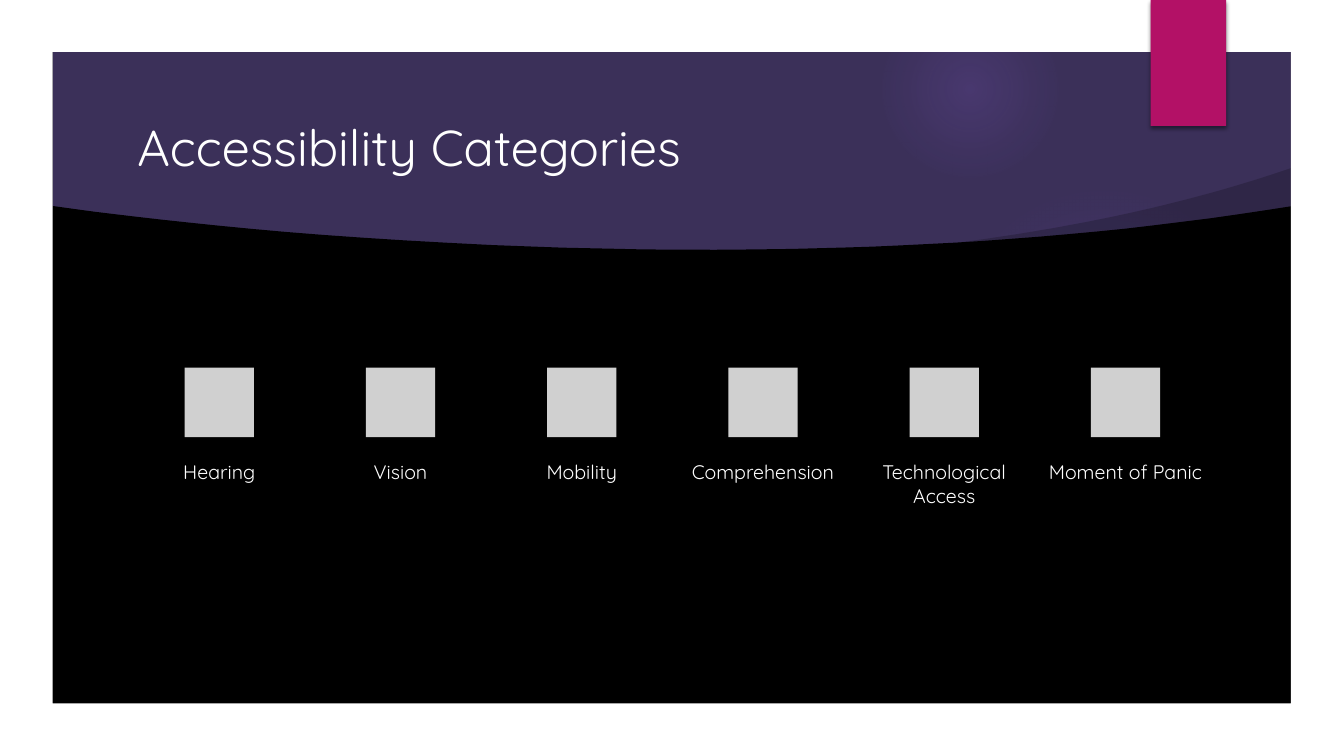
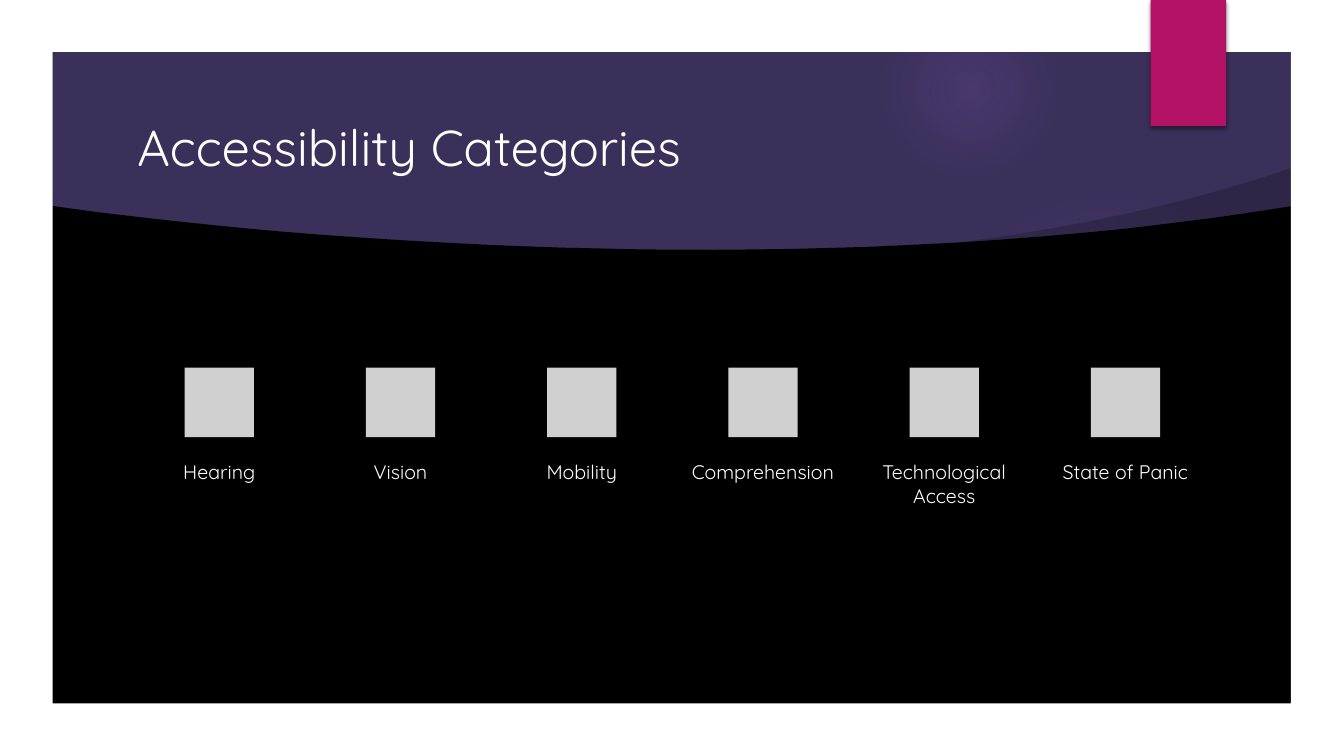
Before and after one commit to CorgiDev/A11y-Materials, a slide deck: slide 8 of Presenations/Intro to Accessible Web Design_2021.pptx (slide 7 before the commit). Drawn at 1344x756 pixels with LibreOffice and Linux fonts; fonts in the diff are those of the drawing; grey boxes stand for pictures; background and template pictures are left out. Boxes give left, top, right and bottom in pixels: in the first picture for what was removed or moved away, otherwise in the second. Text is boxed around its words. In the diff, an @@ line names an element or a change of style, - is before the commit and + after.

```diff
--- a/Presenations/Intro to Accessible Web Design_2021.pptx
+++ b/Presenations/Intro to Accessible Web Design_2021.pptx
@@ text at bbox=[1063, 464, 1188, 480]: text changed @@
-Moment of Panic
+State of Panic
```
Also in this commit, not shown: 4 other slides changed, 2 slides added.
